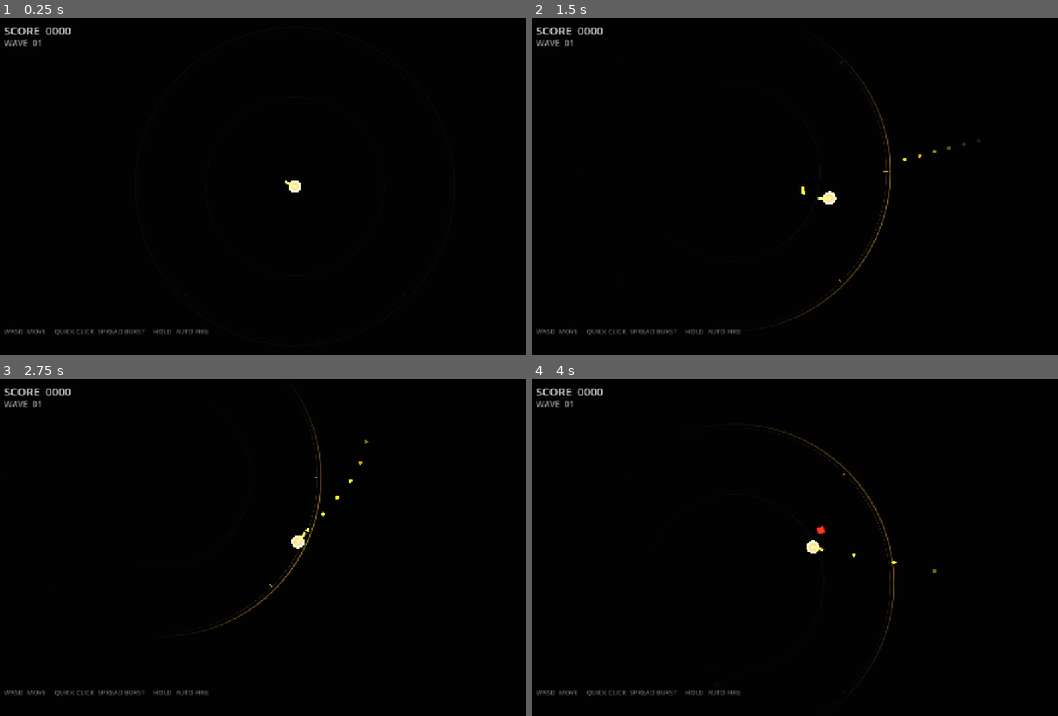
Above: before the commit, frames 1-4 (two rows, left to right).
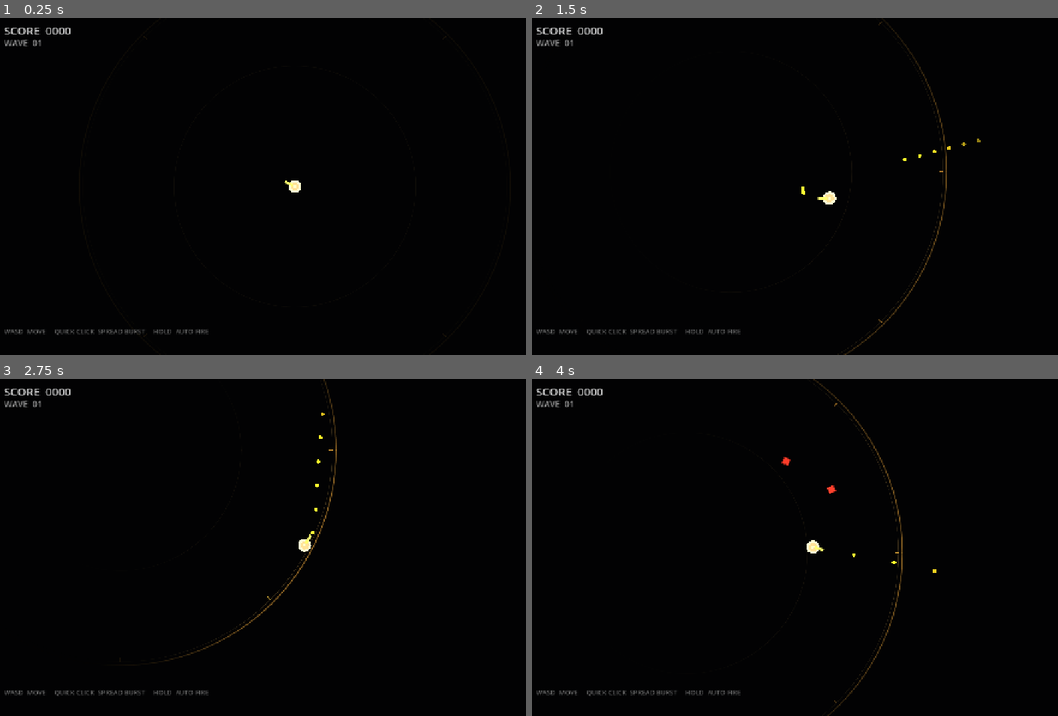
Above: after the commit, the same moments.

Repository: macdude95/voidarena
Game: Godot game, scene res://scenes/main.tscn
Two runs of this game, one before a commit and one after it. Both use one fixed random seed, a clock stepped at 60 frames per second and the inputs below.
Inputs (mouse positions are in pixels of both pictures, inside the frame that each line leads up to):
- Up to frame 1 (0.25 s): no input
- Up to frame 2 (1.5 s): tap Enter at 0.5 s; move the mouse to (958, 169) at 0.52 s; press the mouse at (958, 169) at 0.53 s; hold D (move_right) 0.53-1.28 s; move the mouse to (705, 203) at 1.27 s; release the mouse at (705, 203) at 1.28 s; hold S (move_down) from 1.28 s (still down); click (705, 203) at 1.35 s
- Up to frame 3 (2.75 s): move the mouse to (352, 473) at 2.02 s; release S (move_down) at 2.03 s; press the mouse at (352, 473) at 2.03 s; hold D (move_right) from 2.03 s (still down)
- Up to frame 4 (4 s): move the mouse to (795, 614) at 2.77 s; release D (move_right) at 2.78 s; release the mouse at (795, 614) at 2.78 s; hold W (move_up) 2.78-3.53 s; click (795, 614) at 2.85 s; move the mouse to (1005, 598) at 3.52 s; press the mouse at (1005, 598) at 3.53 s; hold A (move_left) from 3.53 s (still down)

The runs differ from the first frame. In frame 1, less than 0.1% of the frame differs, in the area x 27-85%, y 6-94%; in frame 2, 0.7%; in frame 3, 0.8%, in the area x 30-71%, y 0-84%; in frame 4, 0.7%.

Commit message:
Expand arena visibility and add enemy variants

Diff:
--- a/scenes/main.tscn
+++ b/scenes/main.tscn
@@ -18,7 +18,7 @@
 radius = 4.0
 
 [sub_resource type="CircleShape2D" id="CircleShape2D_arena"]
-radius = 340.0
+radius = 460.0
 
 [node name="Main" type="Node2D"]
 script = ExtResource("2")
@@ -52,7 +52,7 @@
 [node name="Light" type="PointLight2D" parent="Player"]
 texture = ExtResource("6")
 energy = 1.8
-texture_scale = 1.45
+texture_scale = 2.0
 color = Color(1, 0.86, 0.58, 1)
 shadow_enabled = false
 
--- a/scripts/arena.gd
+++ b/scripts/arena.gd
@@ -1,6 +1,6 @@
 extends Node2D
 
-const RADIUS := 340.0
+const RADIUS := 460.0
 
 func _ready() -> void:
 	queue_redraw()
--- a/scripts/enemy.gd
+++ b/scripts/enemy.gd
@@ -2,16 +2,29 @@
 
 @export var speed: float = 100.0
 var target: Node2D = null
+var enemy_type: int = 0
+var phase := 0.0
 
 func _ready() -> void:
 	add_to_group("enemy")
 	body_entered.connect(_on_body_entered)
+	phase = randf() * TAU
 	queue_redraw()
 
 func _physics_process(delta: float) -> void:
 	if target and is_instance_valid(target):
-		var direction = (target.global_position - global_position).normalized()
-		position += direction * speed * delta
+		var to_target := target.global_position - global_position
+		var direction := to_target.normalized()
+		if enemy_type == 1:
+			# Rusher: commits hard to a fast, direct line.
+			position += direction * speed * delta
+		elif enemy_type == 2:
+			# Wraith: strafes around its approach vector, making aim less predictable.
+			phase += delta * 3.0
+			var side := direction.orthogonal() * sin(phase) * 0.72
+			position += (direction + side).normalized() * speed * delta
+		else:
+			position += direction * speed * delta
 		rotation = direction.angle()
 
 func die() -> void:
@@ -25,12 +38,19 @@
 		body.die()
 
 func _draw() -> void:
-	# Red diamond shape
-	var points = PackedVector2Array([
-		Vector2(0, -10),
-		Vector2(10, 0),
-		Vector2(0, 10),
-		Vector2(-10, 0),
-	])
-	draw_colored_polygon(points, Color(0.85, 0.15, 0.15))
-	draw_polyline(points + PackedVector2Array([Vector2(0, -10)]), Color(0.4, 0.05, 0.05), 1.5)
+	if enemy_type == 1:
+		# Rusher: sharp crimson arrowhead.
+		var points := PackedVector2Array([Vector2(13, 0), Vector2(-7, -9), Vector2(-3, 0), Vector2(-7, 9)])
+		draw_colored_polygon(points, Color("ed564c"))
+		draw_polyline(points + PackedVector2Array([points[0]]), Color("7c231f"), 2.0)
+	elif enemy_type == 2:
+		# Wraith: pale diamond with a dark core.
+		var points := PackedVector2Array([Vector2(0, -13), Vector2(11, 0), Vector2(0, 13), Vector2(-11, 0)])
+		draw_colored_polygon(points, Color("b79aa8"))
+		draw_circle(Vector2.ZERO, 4.0, Color("342530"))
+		draw_polyline(points + PackedVector2Array([points[0]]), Color("694c5b"), 1.5)
+	else:
+		# Crawler: the baseline red diamond.
+		var points := PackedVector2Array([Vector2(0, -10), Vector2(10, 0), Vector2(0, 10), Vector2(-10, 0)])
+		draw_colored_polygon(points, Color("b93232"))
+		draw_polyline(points + PackedVector2Array([points[0]]), Color("5f1717"), 1.5)
--- a/scripts/game_manager.gd
+++ b/scripts/game_manager.gd
@@ -7,8 +7,8 @@
 var is_game_over: bool = false
 
 var enemy_scene = preload("res://scenes/enemy.tscn")
-var arena_radius: float = 340.0
-var visible_radius: float = 185.0
+var arena_radius: float = 460.0
+var visible_radius: float = 270.0
 
 
 func _ready() -> void:
@@ -37,10 +37,19 @@
 	var enemy = enemy_scene.instantiate()
 	var angle = randf() * TAU
 	# Keep arrivals outside the player's light radius so threats emerge from darkness.
-	var spawn_distance = randf_range(visible_radius + 35.0, arena_radius - 28.0)
+	var spawn_distance = randf_range(visible_radius + 45.0, arena_radius - 28.0)
 	var spawn_pos = Vector2.from_angle(angle) * spawn_distance
 	enemy.position = spawn_pos
-	enemy.speed = 80.0 + randf_range(0, 40.0 + wave * 10.0)
+	var type_roll := randf()
+	if wave >= 2 and type_roll < 0.28:
+		enemy.enemy_type = 1 # Rusher
+		enemy.speed = 145.0 + wave * 7.0
+	elif wave >= 3 and type_roll < 0.52:
+		enemy.enemy_type = 2 # Wraith
+		enemy.speed = 72.0 + wave * 4.0
+	else:
+		enemy.enemy_type = 0 # Crawler
+		enemy.speed = 80.0 + randf_range(0, 40.0 + wave * 10.0)
 	enemy.target = $Player
 	$Enemies.add_child(enemy)
 	enemies_alive += 1
--- a/scripts/player.gd
+++ b/scripts/player.gd
@@ -1,7 +1,7 @@
 extends CharacterBody2D
 
 const SPEED := 280.0
-const ARENA_RADIUS := 340.0
+const ARENA_RADIUS := 460.0
 const HOLD_THRESHOLD := 0.16
 const AUTO_FIRE_INTERVAL := 0.095
 const SHOTGUN_PELLETS := 7
